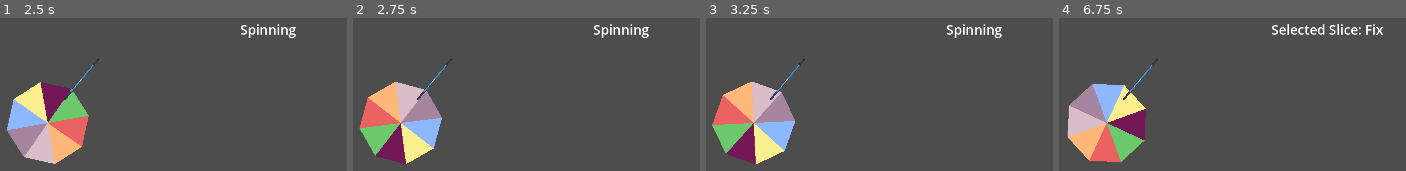
Above: before the commit, frames 1-4 (left to right).
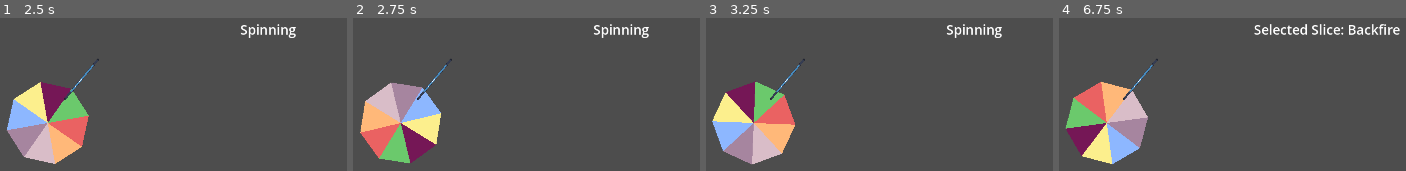
Above: after the commit, the same moments.

Repository: Dragos-F/spinner-autobattler
Game: Godot game, scene res://Scenes/test_scene.tscn
The game is run twice, just before and just after one commit, with the same random seed, the same clock (stepped at 60 frames per second) and the same inputs. The engine's default icon, where the game draws it, is replaced by a stand-in: a white triangle on a blue panel in a dark square.
Inputs (mouse positions are in pixels of both pictures, inside the frame that each line leads up to):
- Up to frame 1 (2.5 s): tap Enter at 0.5 s; drag from (48, 123) to (260, 24) at 0.52 s; tap Space at 1.25, 2.3 s; drag from (48, 123) to (outside the picture) at 1.27 s; move the mouse to (48, 123) at 2.02 s; hold D from 2.03 s (still down); tap P at 2.1 s; click (48, 123) at 2.17 s
- Up to frame 2 (2.75 s): keep holding D
- Up to frame 3 (3.25 s): release D at 2.75 s; drag from (754, 123) to (outside the picture) at 2.77 s
- Up to frame 4 (6.75 s): drag from (1107, 123) to (1277, 123) at 3.52 s; drag from (1107, 123) to (outside the picture) at 4.27 s; move the mouse to (1107, 123) at 5.02 s; hold A 5.03-5.75 s; tap P at 5.1 s; click (1107, 123) at 5.17 s; tap Space at 5.3 s; drag from (1107, 123) to (1076, 144) at 5.77 s; drag from (1107, 123) to (1319, 24) at 6.52 s

Frame 1 is identical in both runs. In frame 2, 9.4% of the frame differs, in the area x 1-26%, y 41-96%; in frame 3, 9.4%; in frame 4, 11%, in the area x 1-99%, y 3-96%.
Error in both runs: Cannot call method 'instantiate' on a null value. (res://Scripts/template_slice.gd:21)

Commit message:
new enemy Resources, Adjusted player HP

Diff:
--- /dev/null
+++ b/Resources/Enemies/Bath_Hairdryer.tres
@@ -0,0 +1,28 @@
+[gd_resource type="Resource" script_class="Enemy" format=3 uid="uid://c4r8x77mx7qc8"]
+
+[ext_resource type="Texture2D" uid="uid://dks4n5002vabp" path="res://VisualAssets/Enemies/BathHairdryer.png" id="1_jbwax"]
+[ext_resource type="Script" uid="uid://bgfl1jrent3ce" path="res://Scripts/item_brain.gd" id="2_jbwax"]
+[ext_resource type="Script" uid="uid://cy01mun5xvl48" path="res://Scripts/generic_slice.gd" id="3_tjjy8"]
+[ext_resource type="Resource" uid="uid://brede0qqo48qf" path="res://Resources/Slices/Hit.tres" id="4_hmrgi"]
+[ext_resource type="Resource" uid="uid://b2ie68edj5k4j" path="res://Resources/Slices/Stall.tres" id="4_tjjy8"]
+[ext_resource type="Resource" uid="uid://do72kvdg7yc2d" path="res://Resources/Slices/Jackpot.tres" id="5_hmrgi"]
+[ext_resource type="Resource" uid="uid://bwfmjjdlijcyo" path="res://Resources/Slices/Stun.tres" id="6_jrlvu"]
+[ext_resource type="Script" uid="uid://d3x3oteco8a5u" path="res://Scripts/enemy_template.gd" id="7_hlllt"]
+[ext_resource type="Resource" uid="uid://o2fng7r301q1" path="res://Resources/Slices/Fix.tres" id="8_tjjy8"]
+
+[sub_resource type="Resource" id="Resource_wtkw2"]
+script = ExtResource("2_jbwax")
+cooldown = 5.0
+stats = Array[ExtResource("3_tjjy8")]([ExtResource("4_tjjy8"), ExtResource("5_hmrgi"), ExtResource("6_jrlvu"), ExtResource("4_hmrgi"), ExtResource("4_tjjy8"), ExtResource("4_hmrgi"), ExtResource("6_jrlvu"), ExtResource("8_tjjy8")])
+metadata/_custom_type_script = "uid://bgfl1jrent3ce"
+
+[resource]
+script = ExtResource("7_hlllt")
+Name = "Combination Bath and Hairdryer"
+BaseHealth = 15
+Items = Array[ExtResource("2_jbwax")]([SubResource("Resource_wtkw2")])
+Type = 1
+Description = "They call this the last appliance you'll ever need! Who wants to be an early adopter?"
+Catchphrase = "Be an early adopter!"
+Graphic = ExtResource("1_jbwax")
+metadata/_custom_type_script = "uid://d3x3oteco8a5u"
--- a/Resources/EnemyCollections/all_enemies.tres
+++ b/Resources/EnemyCollections/all_enemies.tres
@@ -3,9 +3,10 @@
 [ext_resource type="Script" uid="uid://d3x3oteco8a5u" path="res://Scripts/enemy_template.gd" id="1_vyqp4"]
 [ext_resource type="Resource" uid="uid://cb18a0eqfgbf8" path="res://Resources/Enemies/Microwave_Sofa.tres" id="2_sqg1o"]
 [ext_resource type="Script" uid="uid://crtclueovnj4u" path="res://enemy_collection.gd" id="2_w5pqv"]
+[ext_resource type="Resource" uid="uid://c4r8x77mx7qc8" path="res://Resources/Enemies/Bath_Hairdryer.tres" id="3_sqg1o"]
 
 [resource]
 script = ExtResource("2_w5pqv")
 CollectionName = "all enemies"
-Contents = Array[ExtResource("1_vyqp4")]([ExtResource("2_sqg1o")])
+Contents = Array[ExtResource("1_vyqp4")]([ExtResource("2_sqg1o"), ExtResource("3_sqg1o")])
 metadata/_custom_type_script = "uid://crtclueovnj4u"
--- a/Resources/EnemyCollections/stage1_standard.tres
+++ b/Resources/EnemyCollections/stage1_standard.tres
@@ -5,9 +5,10 @@
 [ext_resource type="Resource" uid="uid://ct4wnvkfo6ggj" path="res://Resources/Enemies/Upset_Toaster.tres" id="2_vw01k"]
 [ext_resource type="Resource" uid="uid://bswhe771ijk12" path="res://Resources/Enemies/Aloof_Blender.tres" id="3_vw01k"]
 [ext_resource type="Resource" uid="uid://uwl5flf2a7nq" path="res://Resources/Enemies/Free_Burgers.tres" id="4_73gv5"]
+[ext_resource type="Resource" uid="uid://c4r8x77mx7qc8" path="res://Resources/Enemies/Bath_Hairdryer.tres" id="5_8u3bo"]
 
 [resource]
 script = ExtResource("2_gylii")
 CollectionName = "Stage1 Standard"
-Contents = Array[ExtResource("1_ns81c")]([ExtResource("2_vw01k"), ExtResource("3_vw01k"), ExtResource("4_73gv5")])
+Contents = Array[ExtResource("1_ns81c")]([ExtResource("2_vw01k"), ExtResource("3_vw01k"), ExtResource("4_73gv5"), ExtResource("5_8u3bo")])
 metadata/_custom_type_script = "uid://crtclueovnj4u"
--- a/Resources/Items/EnemyItems/MicrowaveSofa_item.tres
+++ b/Resources/Items/EnemyItems/MicrowaveSofa_item.tres
@@ -9,5 +9,5 @@
 [resource]
 script = ExtResource("1_130i1")
 cooldown = 5.0
-stats = Array[ExtResource("2_nunor")]([ExtResource("3_130i1"), ExtResource("4_3tl0i"), ExtResource("3_130i1"), ExtResource("4_3tl0i"), ExtResource("5_4kopo"), ExtResource("4_3tl0i")])
+stats = Array[ExtResource("2_nunor")]([ExtResource("3_130i1"), ExtResource("4_3tl0i"), ExtResource("3_130i1"), ExtResource("4_3tl0i"), ExtResource("5_4kopo"), ExtResource("4_3tl0i"), ExtResource("3_130i1")])
 metadata/_custom_type_script = "uid://bgfl1jrent3ce"
--- a/Scenes/MainScene.tscn
+++ b/Scenes/MainScene.tscn
@@ -525,6 +525,8 @@
 [node name="PlayerHealthDisplay" type="Node2D" parent="PlayerWheels" unique_id=304034929 node_paths=PackedStringArray("animator", "healthtext")]
 position = Vector2(566, 125)
 script = ExtResource("18_i0j58")
+maxhealth = 50.0
+currenthealth = 50.0
 animationname = "vertical_health"
 animator = NodePath("Node2D/AnimationPlayer")
 healthtext = NodePath("HealthText")
--- a/Scripts/spin_control.gd
+++ b/Scripts/spin_control.gd
@@ -63,7 +63,8 @@
 func _input(event):
 	if event is InputEventKey and event.pressed and !event.is_echo():
 		if event.keycode == KEY_SPACE:
-			random_spin()
+			if !isSpinning:
+				random_spin()
 
 func AddExtraWait(extratime):
 	ExtraWaitTime+=extratime
